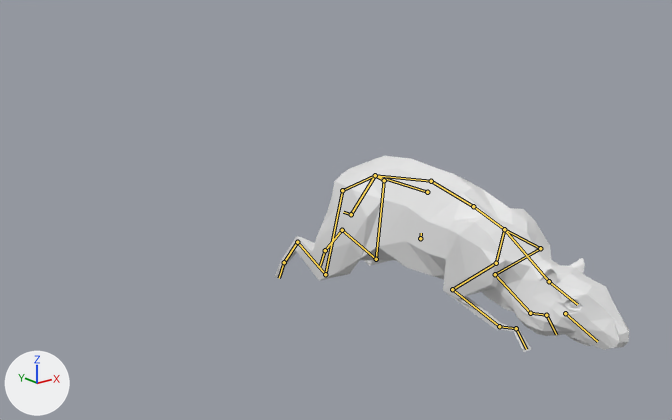
The Blender file assets/agouti.blend, before and after one commit.
Camera for both pictures: a camera (50 mm lens) standing at (-100.4, -200.1, 65.9) and looking at (13.1, -58.2, 9.1). Arrows for +X, +Y and +Z are at lower left; the lights stay in place. Both versions are drawn at frame 44 of the action 'Run'; the numbers are the values there. The bones that bend it are drawn over the model as lines.

Names of what the first picture shows: 'Agouti', 'Eyes'.
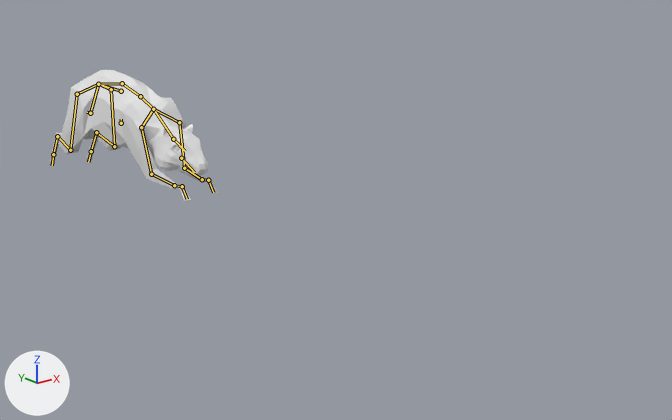
Commit message: Updating agouti to have non-moving root during run animation.

Boxes [x1, y1, x2, y2] around the edits, measured in the pictures (672 x 420 px):
'Agouti', posed (52% narrower, 33% shorter): before [274, 156, 629, 352]; after [48, 70, 218, 201]
'Eyes', posed: before [569, 300, 580, 308]; after [175, 146, 180, 151]
bone 'Pelvis', root to tip: before (427, 192) to (375, 175); after (121, 91) to (98, 84)

What the commit changed:
Bone 'Pelvis' (bone_pelvis) moves from (0.0, -107.2, -1.3) to (0.0, 0.0, 0.0).
Bone 'Toes_IK.R' (bone_toes_ik_r) moves from (1.8, 87.4, -10.0) to (1.8, -21.1, -1.6).
Bone 'Toes_IK.R' (bone_toes_ik_r) turns from (110, 0, 0) to (114, 0, 0) degrees about its own x, y and z.
Bone 'Toes_IK.L' (bone_toes_ik_l) moves from (-1.5, 87.4, -10.1) to (-1.5, -18.9, -1.6).
Bone 'Toes_IK.L' (bone_toes_ik_l) turns from (110, 0, 0) to (117, 0, 0) degrees about its own x, y and z.
Bone 'Fingers_IK.L' (bone_fingers_ik_l) moves from (-4.8, 109.1, -22.9) to (-3.6, 14.2, -10.8).
Bone 'Fingers_IK.R' (bone_fingers_ik_r) moves from (4.8, 109.3, -22.8) to (3.6, 14.4, -10.6).
